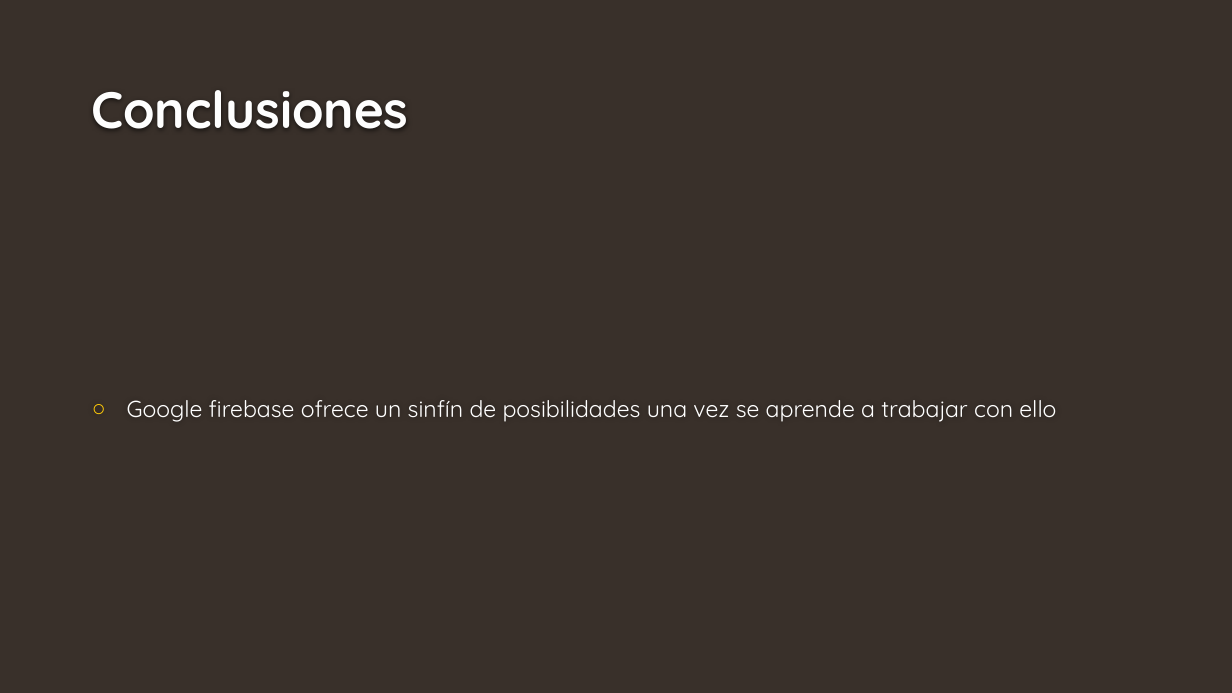
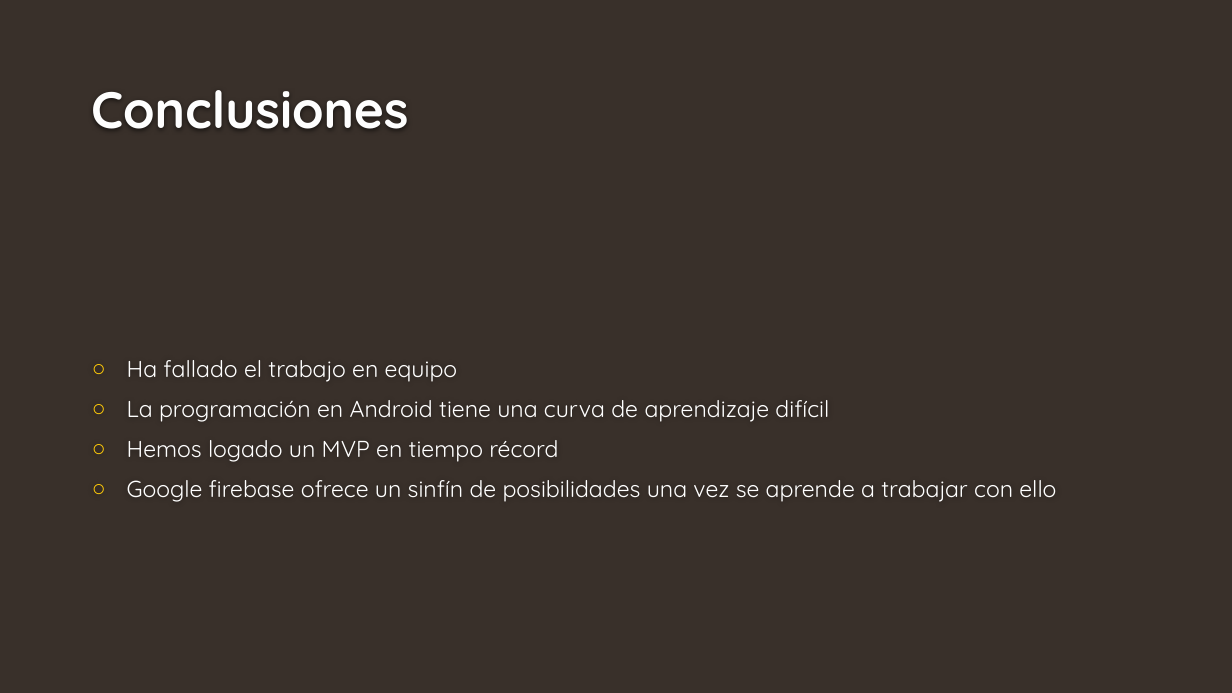
Before and after one commit to iechavarri/AppARO, a slide deck: slide 11 of Presentacion final/Kedadas.pptx. Drawn at 1232x693 pixels with LibreOffice and Linux fonts; fonts in the diff are those of the drawing; background and template pictures are left out. Boxes give left, top, right and bottom in pixels: in the first picture for what was removed or moved away, otherwise in the second. Text is boxed around its words. In the diff, an @@ line names an element or a change of style, - is before the commit and + after.

```diff
--- a/Presentacion final/Kedadas.pptx
+++ b/Presentacion final/Kedadas.pptx
@@ text at box(127, 360, 829, 462): paragraphs added @@
+○ Ha fallado el trabajo en equipo
+○ La programación en Android tiene una curva de aprendizaje difícil
+○ Hemos logado un MVP en tiempo récord
```
Also in this commit, not shown: 4 other slides changed.
